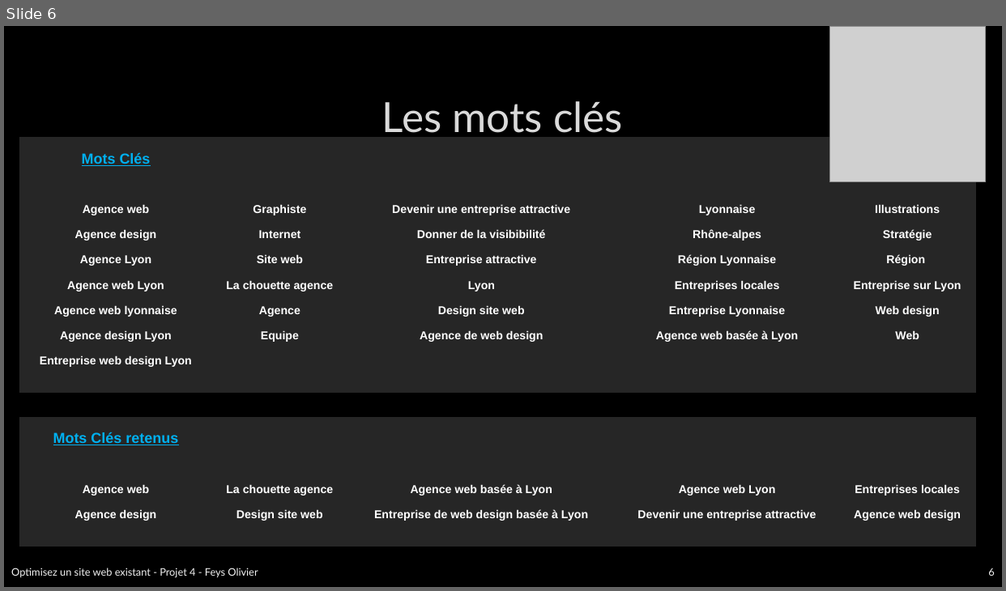
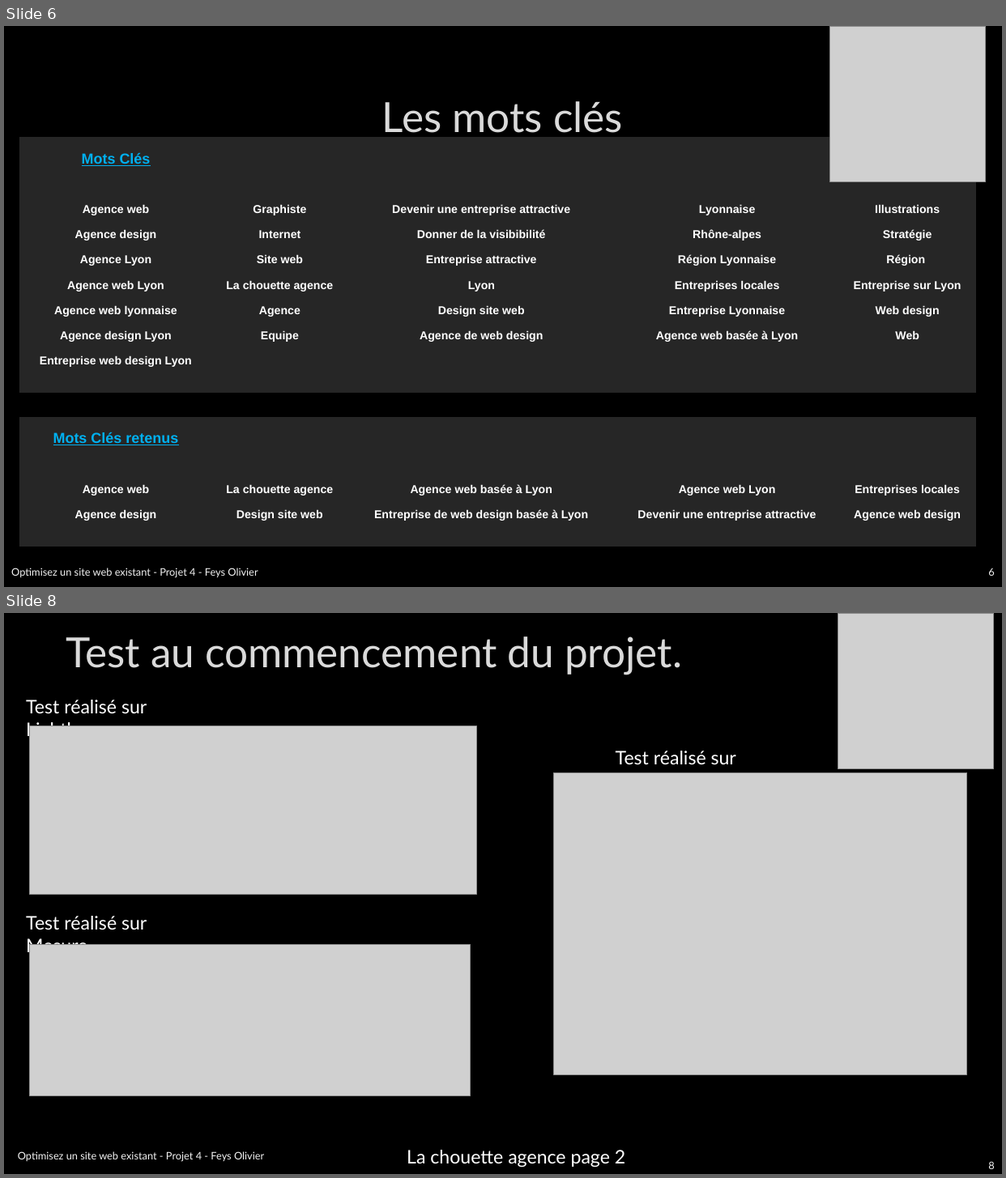
Before and after one commit to Olive59/Projet-4, a slide deck: p4-03-rapport.pptx. Shown one above the other, each under a label of ours: slide 6 before the commit, slides 6 and 8 after it; the slides between them are not shown. The pictures are 1006x591 and 1006x1178 pixels, drawn with LibreOffice and Linux fonts; fonts in the diff are those of the drawing; grey boxes stand for pictures; background and template pictures are left out. Boxes give left, top, right and bottom in pixels: in the first picture for what was removed or moved away, otherwise in the second. Text is boxed around its words. In the diff, an @@ line names an element or a change of style, - is before the commit and + after.

Commit message:
differents test

```diff
--- a/p4-03-rapport.pptx
+++ b/p4-03-rapport.pptx
@@ slide 8 added at (4,613,1002,1174), background picture (left out) @@
@@ title added at (66,636,682,675), 40 pt, text #DADADA @@
+Test au commencement du projet.
@@ picture added at (838,613,994,769) @@
@@ text added at (26,700,147,740), 18 pt, text #FFFFFF @@
+Test réalisé sur Lighthouse
@@ picture added at (30,726,477,895) @@
@@ text added at (616,751,736,773), 18 pt, text #FFFFFF @@
+Test réalisé sur Axe
@@ picture added at (554,773,967,1075) @@
@@ text added at (26,916,147,956), 18 pt, text #FFFFFF @@
+Test réalisé sur Mesure
@@ picture added at (30,944,471,1096) @@
@@ text added at (18,1152,264,1162), 10 pt, text #F2F2F2 @@
+Optimisez un site web existant - Projet 4 - Feys Olivier
@@ text added at (407,1150,625,1168), 18 pt, text #FFFFFF @@
+La chouette agence page 2
@@ page number added at (988,1161,994,1169), 10 pt, text #F2F2F2 @@
+8
```
Also in this commit, not shown: 7 slides changed, 2 other slides added, 14 other files.
